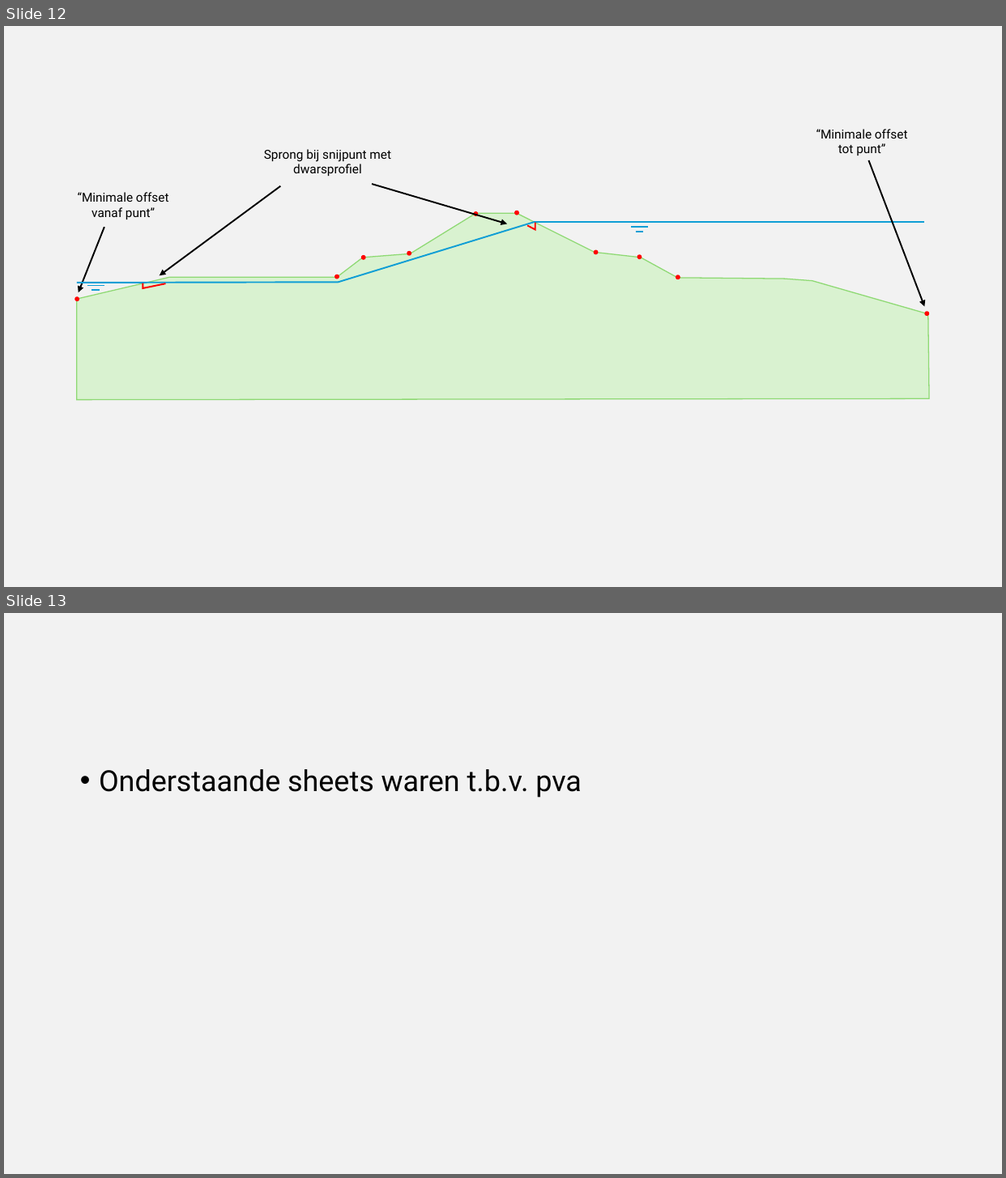
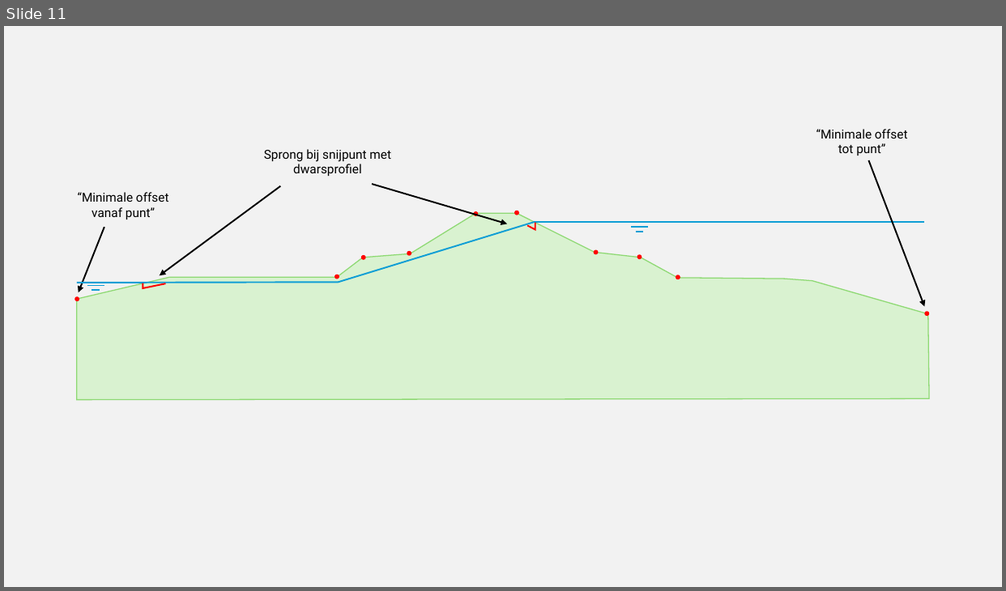
Before and after one commit to scheldestromen/BOLuS, a slide deck: handleiding/Figuren handleiding.pptx. Shown one above the other, each under a label of ours: slides 12 and 13 before the commit, slide 11 after it. The pictures are 1006x1178 and 1006x591 pixels, drawn with LibreOffice and Linux fonts; fonts in the diff are those of the drawing. Boxes give left, top, right and bottom in pixels: in the first picture for what was removed or moved away, otherwise in the second. Text is boxed around its words. In the diff, an @@ line names an element or a change of style, - is before the commit and + after.

```diff
--- a/handleiding/Figuren handleiding.pptx
+++ b/handleiding/Figuren handleiding.pptx
@@ slide 13 removed at box(4, 613, 1002, 1174), background #F2F2F2 @@
@@ text removed at box(99, 769, 582, 798) @@
-• Onderstaande sheets waren t.b.v. pva
@@ what was slide 12 is now slide 11 @@
```
Also in this commit, not shown: 1 slide changed, 21 slides added, 12 other slides removed, 7 other files.
